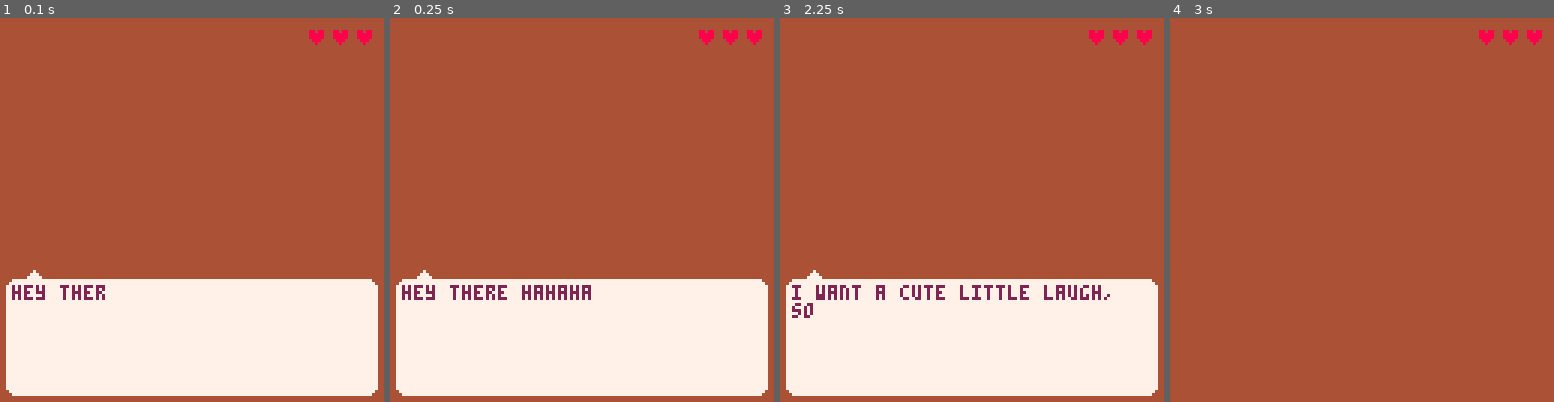
Above: before the commit, frames 1-4 (left to right).
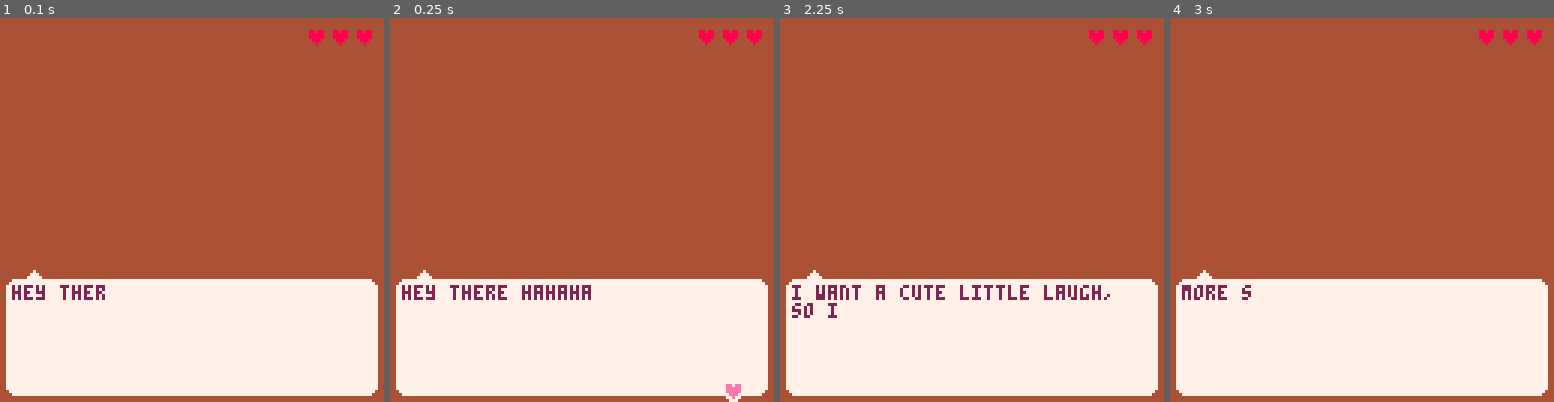
Above: after the commit, the same moments.

Repository: Alfie-Edwards/game-boys
Game: PICO-8 cartridge game.p8
Same seed, same stepped clock (60 frames per second), same inputs: the game is played once before the commit and once after it.
Inputs:
- Up to frame 1 (0.1 s): no input
- Up to frame 2 (0.25 s): no input
- Up to frame 3 (2.25 s): tap X (X key) at 0.33, 1.07, 1.85 s; tap O (Z key) at 0.7, 1.7, 2.1 s
- Up to frame 4 (3 s): tap O (Z key) at 2.5, 2.9 s; tap X (X key) at 2.97 s

Frame 1 is identical in both runs. In frame 2, 0.2% of the frame differs, in the area x 87-92%, y 95-100%; in frame 3, less than 0.1%; in frame 4, 29%, in the area x 1-99%, y 65-99%.

Commit message:
choose randomly, & fixes

Diff:
--- a/game.p8
+++ b/game.p8
@@ -12,26 +12,26 @@
 
 	init_people()
 
-	choose({
-			speed = 2,
-			pitch = 2,
-			fun = 0,
-			length = 0,
-	})
-
-	choose({
-			speed = 2,
-			pitch = 0,
-			fun = 0,
-			length = 1,
-	})
-
-	choose({
-			speed = 2,
-			pitch = 0,
-			fun = 2,
-			length = 1,
-	})
+	-- choose({
+	-- 		speed = 2,
+	-- 		pitch = 2,
+	-- 		fun = 0,
+	-- 		length = 0,
+	-- })
+
+	-- choose({
+	-- 		speed = 2,
+	-- 		pitch = 0,
+	-- 		fun = 0,
+	-- 		length = 1,
+	-- })
+
+	-- choose({
+	-- 		speed = 2,
+	-- 		pitch = 0,
+	-- 		fun = 2,
+	-- 		length = 1,
+	-- })
 
 	-- -- win
 	-- choose({
@@ -41,13 +41,13 @@
 	-- 		length = 1,
 	-- })
 
-	-- lose
-	choose({
-			speed = 1,
-			pitch = 0,
-			fun = 1,
-			length = 1,
-	})
+	-- -- lose
+	-- choose({
+	-- 		speed = 1,
+	-- 		pitch = 0,
+	-- 		fun = 1,
+	-- 		length = 1,
+	-- })
 end
 
 function _update60()
@@ -57,6 +57,10 @@
             saying.char = 1
             if saying.para > #saying.paras then
                 saying = nil
+                choose({speed = rnd(3),
+                        pitch = rnd(3),
+                        fun = rnd(3),
+                        length = rnd(3)})
             end
         end
     else
@@ -172,7 +176,7 @@
 	-- health
 	color(8)
 	local health_str = ""
-	for i = 0, health, 1 do
+	for i = 0, health - 1 do
 		health_str = health_str.."♥"
 	end
 	print(health_str, 128 - (lnpx(health_str) + 14), 4)
--- a/people.lua
+++ b/people.lua
@@ -154,6 +154,7 @@
 	current_person_index = ((current_person_index + 1) % #people) + 1
 	if (current_person_index == 1) shuffle_people_sequence()
 	set_person(current_person())
+	adjustment_number = 0
 end
 
 function init_people()
@@ -213,8 +214,6 @@
 	print(current_person().name.." says:")
 	show_accepted(current_person().acceptance_text,
 	              current_person().desired_laugh)
-	adjustment_number = 0
-
 	next_person()
 end
 
